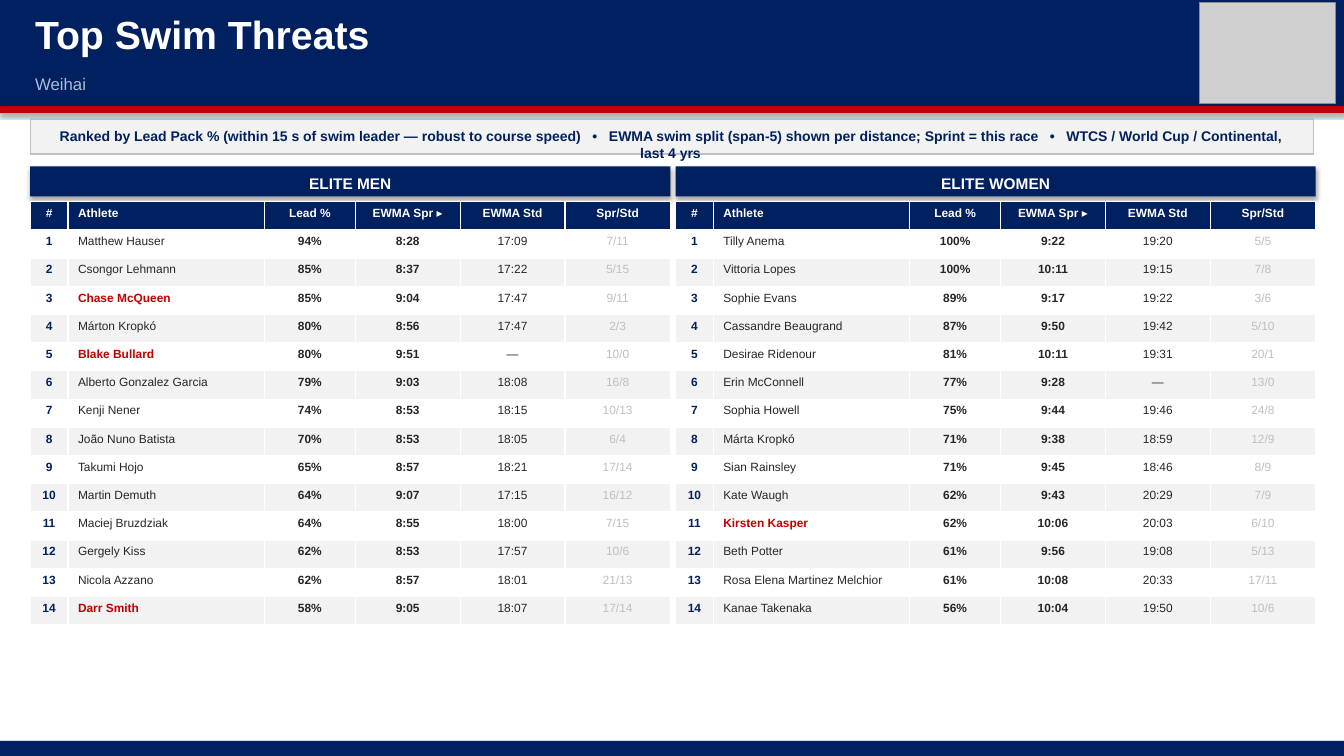
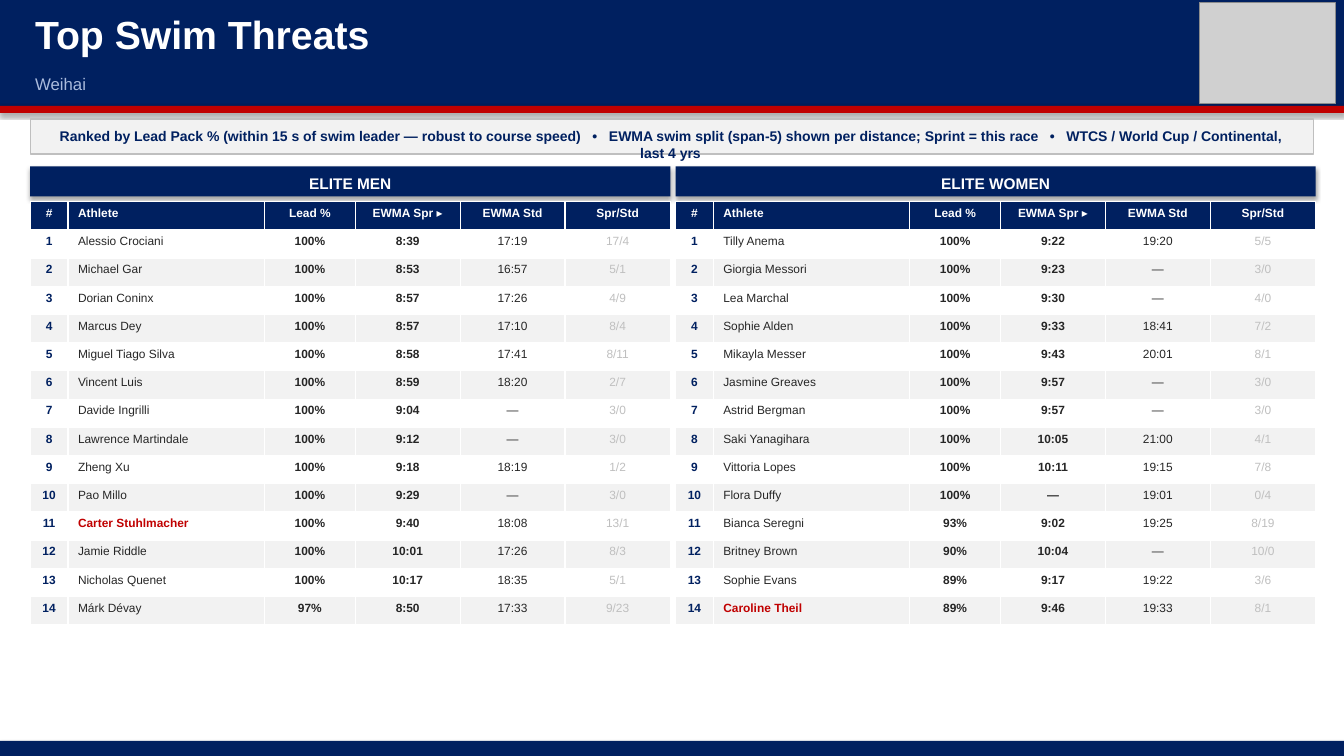
Before and after one commit to jhigh13/triathlon-db, a slide deck: slide 12 of ppt files/Weihai_vDRAFT.pptx. Drawn at 1344x756 pixels with LibreOffice and Linux fonts; fonts in the diff are those of the drawing; grey boxes stand for pictures. Boxes give left, top, right and bottom in pixels: in the first picture for what was removed or moved away, otherwise in the second. Text is boxed around its words. In the diff, an @@ line names an element or a change of style, - is before the commit and + after.

```diff
--- a/ppt files/Weihai_vDRAFT.pptx
+++ b/ppt files/Weihai_vDRAFT.pptx
@@ table at (x1=30, y1=202, x2=670, y2=625) @@
-row 2: 1 | Matthew Hauser | 94% | 8:28 | 17:09 | 7/11
+row 2: 1 | Alessio Crociani | 100% | 8:39 | 17:19 | 17/4
-row 3: 2 | Csongor Lehmann | 85% | 8:37 | 17:22 | 5/15
+row 3: 2 | Michael Gar | 100% | 8:53 | 16:57 | 5/1
-row 4: 3 | Chase McQueen | 85% | 9:04 | 17:47 | 9/11
+row 4: 3 | Dorian Coninx | 100% | 8:57 | 17:26 | 4/9
-row 5: 4 | Márton Kropkó | 80% | 8:56 | 17:47 | 2/3
+row 5: 4 | Marcus Dey | 100% | 8:57 | 17:10 | 8/4
-row 6: 5 | Blake Bullard | 80% | 9:51 | — | 10/0
+row 6: 5 | Miguel Tiago Silva | 100% | 8:58 | 17:41 | 8/11
-row 7: 6 | Alberto Gonzalez Garcia | 79% | 9:03 | 18:08 | 16/8
+row 7: 6 | Vincent Luis | 100% | 8:59 | 18:20 | 2/7
-row 8: 7 | Kenji Nener | 74% | 8:53 | 18:15 | 10/13
+row 8: 7 | Davide Ingrilli | 100% | 9:04 | — | 3/0
-row 9: 8 | João Nuno Batista | 70% | 8:53 | 18:05 | 6/4
+row 9: 8 | Lawrence Martindale | 100% | 9:12 | — | 3/0
-row 10: 9 | Takumi Hojo | 65% | 8:57 | 18:21 | 17/14
+row 10: 9 | Zheng Xu | 100% | 9:18 | 18:19 | 1/2
-row 11: 10 | Martin Demuth | 64% | 9:07 | 17:15 | 16/12
+row 11: 10 | Pao Millo | 100% | 9:29 | — | 3/0
-row 12: 11 | Maciej Bruzdziak | 64% | 8:55 | 18:00 | 7/15
+row 12: 11 | Carter Stuhlmacher | 100% | 9:40 | 18:08 | 13/1
-row 13: 12 | Gergely Kiss | 62% | 8:53 | 17:57 | 10/6
+row 13: 12 | Jamie Riddle | 100% | 10:01 | 17:26 | 8/3
-row 14: 13 | Nicola Azzano | 62% | 8:57 | 18:01 | 21/13
+row 14: 13 | Nicholas Quenet | 100% | 10:17 | 18:35 | 5/1
-row 15: 14 | Darr Smith | 58% | 9:05 | 18:07 | 17/14
+row 15: 14 | Márk Dévay | 97% | 8:50 | 17:33 | 9/23
@@ table at (x1=676, y1=202, x2=1316, y2=625) @@
-row 3: 2 | Vittoria Lopes | 100% | 10:11 | 19:15 | 7/8
+row 3: 2 | Giorgia Messori | 100% | 9:23 | — | 3/0
-row 4: 3 | Sophie Evans | 89% | 9:17 | 19:22 | 3/6
+row 4: 3 | Lea Marchal | 100% | 9:30 | — | 4/0
-row 5: 4 | Cassandre Beaugrand | 87% | 9:50 | 19:42 | 5/10
+row 5: 4 | Sophie Alden | 100% | 9:33 | 18:41 | 7/2
-row 6: 5 | Desirae Ridenour | 81% | 10:11 | 19:31 | 20/1
+row 6: 5 | Mikayla Messer | 100% | 9:43 | 20:01 | 8/1
-row 7: 6 | Erin McConnell | 77% | 9:28 | — | 13/0
+row 7: 6 | Jasmine Greaves | 100% | 9:57 | — | 3/0
-row 8: 7 | Sophia Howell | 75% | 9:44 | 19:46 | 24/8
+row 8: 7 | Astrid Bergman | 100% | 9:57 | — | 3/0
-row 9: 8 | Márta Kropkó | 71% | 9:38 | 18:59 | 12/9
+row 9: 8 | Saki Yanagihara | 100% | 10:05 | 21:00 | 4/1
-row 10: 9 | Sian Rainsley | 71% | 9:45 | 18:46 | 8/9
+row 10: 9 | Vittoria Lopes | 100% | 10:11 | 19:15 | 7/8
-row 11: 10 | Kate Waugh | 62% | 9:43 | 20:29 | 7/9
+row 11: 10 | Flora Duffy | 100% | — | 19:01 | 0/4
-row 12: 11 | Kirsten Kasper | 62% | 10:06 | 20:03 | 6/10
+row 12: 11 | Bianca Seregni | 93% | 9:02 | 19:25 | 8/19
-row 13: 12 | Beth Potter | 61% | 9:56 | 19:08 | 5/13
+row 13: 12 | Britney Brown | 90% | 10:04 | — | 10/0
-row 14: 13 | Rosa Elena Martinez Melchior | 61% | 10:08 | 20:33 | 17/11
+row 14: 13 | Sophie Evans | 89% | 9:17 | 19:22 | 3/6
-row 15: 14 | Kanae Takenaka | 56% | 10:04 | 19:50 | 10/6
+row 15: 14 | Caroline Theil | 89% | 9:46 | 19:33 | 8/1
```
Also in this commit, not shown: 18 other slides changed, 3 other files.
